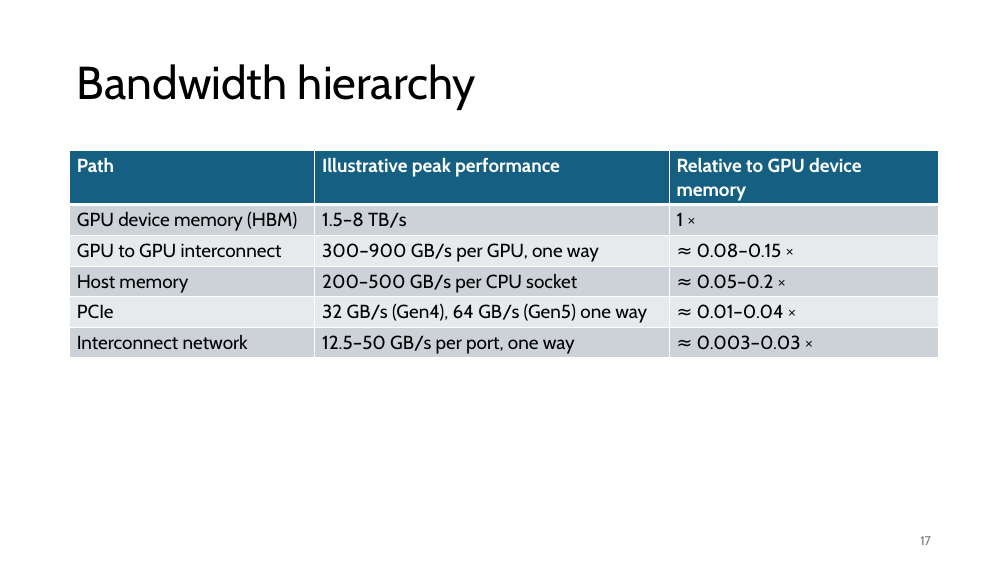
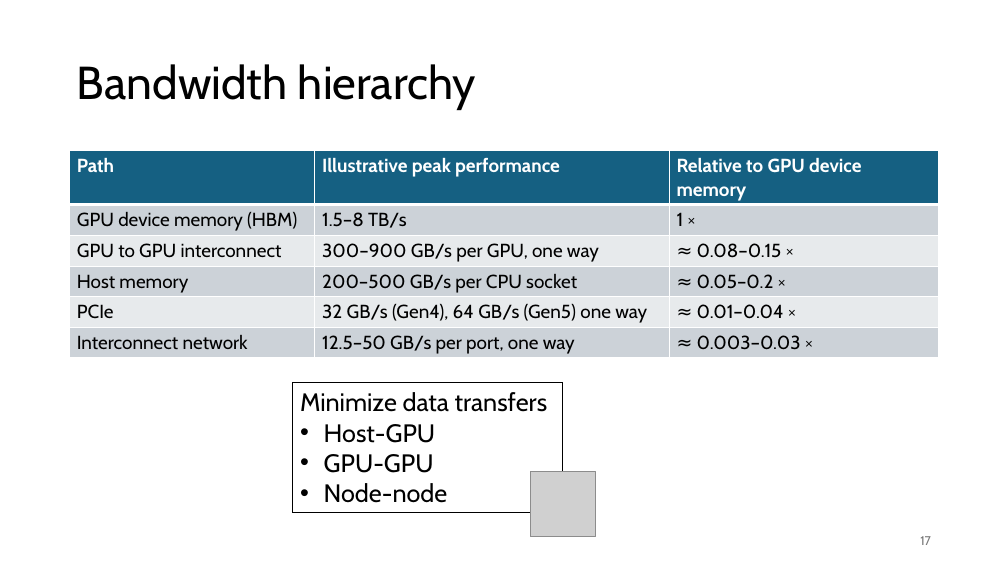
Before and after one commit to gjbex/GPU-programming, a slide deck: slide 17 of gpu_programming.pptx. Drawn at 1008x567 pixels with LibreOffice and Linux fonts; fonts in the diff are those of the drawing; grey boxes stand for pictures. Boxes give left, top, right and bottom in pixels: in the first picture for what was removed or moved away, otherwise in the second. Text is boxed around its words. In the diff, an @@ line names an element or a change of style, - is before the commit and + after.

```diff
--- a/gpu_programming.pptx
+++ b/gpu_programming.pptx
@@ rectangle added at <box>293,383,563,513</box>, outline #000000 0.75 pt, 24 pt, text #000000 @@
+Minimize data transfers
+• Host-GPU
+• GPU-GPU
+• Node-node
@@ picture added at <box>530,471,596,537</box> @@
```
Also in this commit, not shown: 2 other slides changed, 1 slide added, 1 slide removed.
